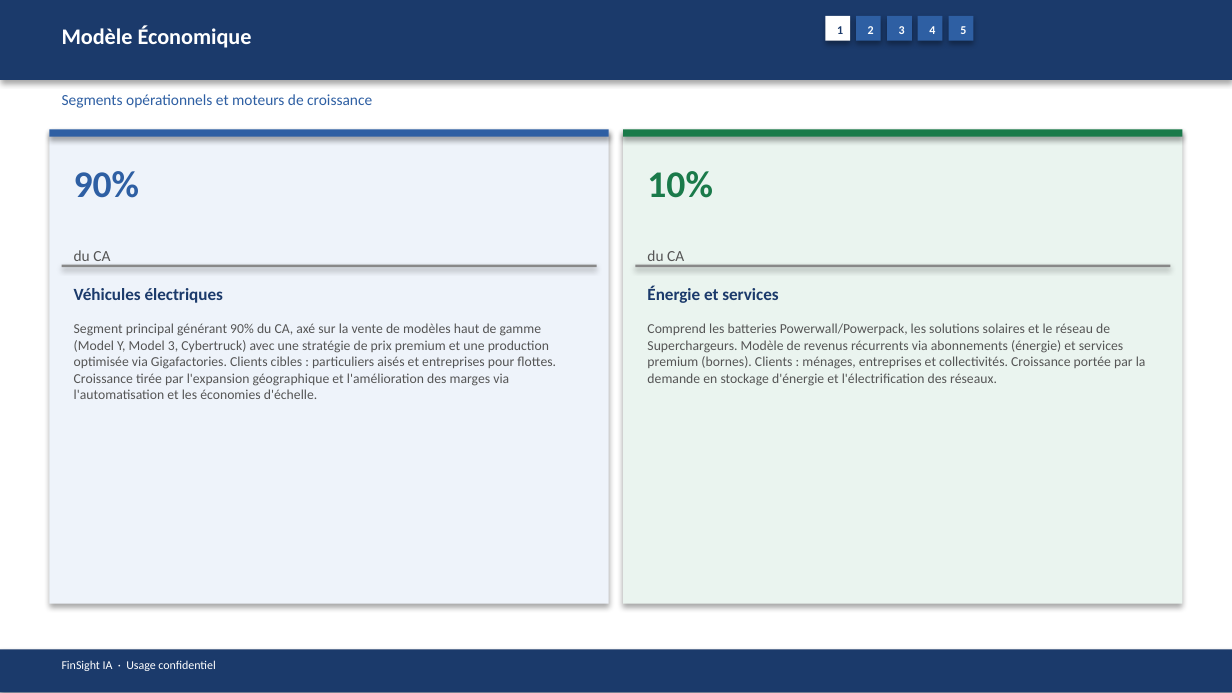
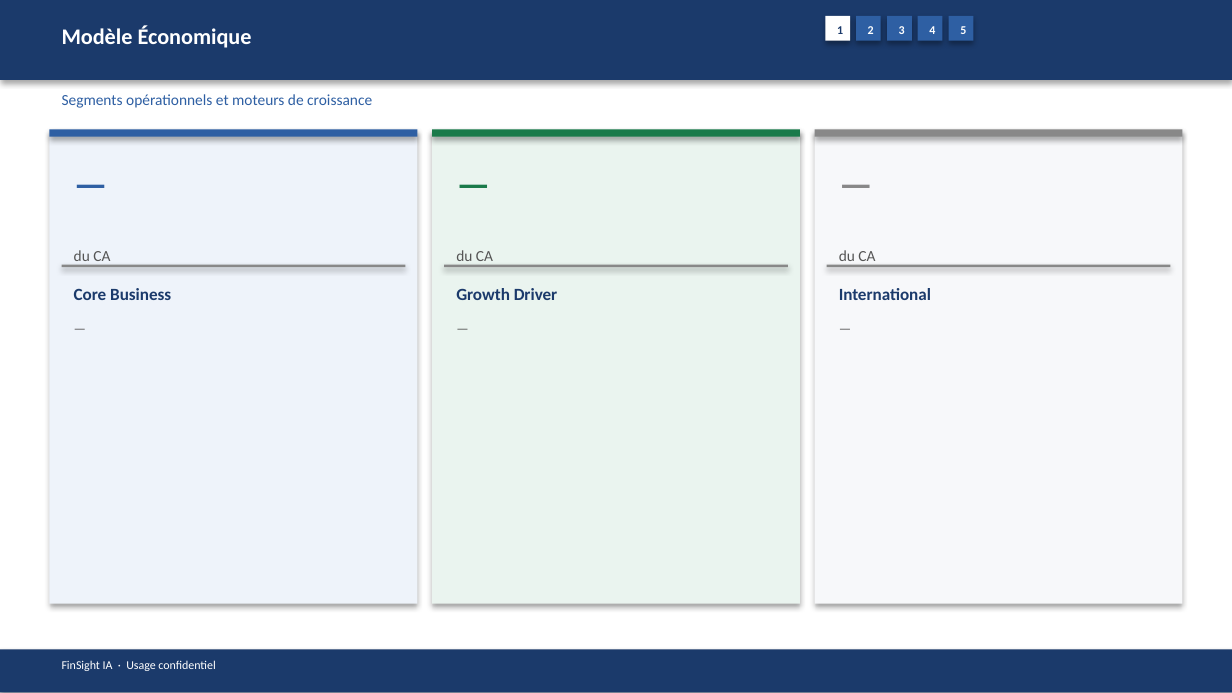
Before and after one commit to baptistejeh07-art/finsight-ia, a slide deck: slide 6 of preview/TSLA/TSLA_pitchbook.pptx. Drawn at 1232x693 pixels with LibreOffice and Linux fonts; fonts in the diff are those of the drawing. Boxes give left, top, right and bottom in pixels: in the first picture for what was removed or moved away, otherwise in the second. Text is boxed around its words. In the diff, an @@ line names an element or a change of style, - is before the commit and + after.

```diff
--- a/preview/TSLA/TSLA_pitchbook.pptx
+++ b/preview/TSLA/TSLA_pitchbook.pptx
@@ rectangle: place and size @@
-rectangle at [49, 129, 609, 604]
+rectangle at [49, 129, 418, 604]
@@ rectangle: place and size @@
-rectangle at [49, 129, 609, 137]
+rectangle at [49, 129, 418, 137]
@@ rectangle: place and size @@
-rectangle at [623, 129, 1183, 604]
+rectangle at [432, 129, 801, 604]
@@ rectangle: place and size @@
-rectangle at [623, 129, 1183, 137]
+rectangle at [432, 129, 801, 137]
@@ rectangle added at [814, 129, 1183, 604], fill #F7F8FA @@
@@ rectangle added at [814, 129, 1183, 137], fill #888888 @@
@@ text at [74, 171, 139, 198]: text changed @@
-90%
+—
@@ text at [647, 171, 712, 198]: text changed @@
-10%
+—
@@ text added at [827, 154, 1170, 240], 22 pt, text #888888, bold @@
+—
@@ rectangle: place and size @@
-rectangle at [62, 265, 596, 267]
+rectangle at [62, 265, 405, 267]
@@ text "du CA": place and size @@
-text "du CA" at [647, 250, 684, 266]
+text "du CA" at [456, 250, 493, 266]
@@ rectangle: place and size @@
-rectangle at [636, 265, 1170, 267]
+rectangle at [444, 265, 787, 267]
@@ rectangle added at [827, 265, 1170, 267], fill #888888 @@
@@ text added at [839, 250, 875, 266], 9 pt, text #555555 @@
+du CA
@@ text at [74, 288, 171, 300]: text changed @@
-Véhicules électriques
+Core Business
@@ text at [456, 288, 558, 300]: text changed @@
-Énergie et services
+Growth Driver
@@ text added at [839, 288, 931, 300], 10 pt, text #1B3A6B, bold @@
+International
@@ text at [74, 323, 556, 399]: text changed @@
-Segment principal générant 90% du CA, axé sur la vente de modèles haut de gamme (Model Y, Model 3, Cybertruck) avec une stratégie de prix premium et une production optimisée via Gigafactories. Clients cibles : particuliers aisés et entreprises pour flottes. Croissance tirée par l'expansion géographique et l'amélioration des marges via l'automatisation et les économies d'échelle.
+—
@@ text at [647, 323, 1146, 386]: text changed @@
-Comprend les batteries Powerwall/Powerpack, les solutions solaires et le réseau de Superchargeurs. Modèle de revenus récurrents via abonnements (énergie) et services premium (bornes). Clients : ménages, entreprises et collectivités. Croissance portée par la demande en stockage d'énergie et l'électrification des réseaux.
+—
@@ text added at [827, 314, 1170, 589], 8 pt, text #555555 @@
+—
```
Also in this commit, not shown: 17 other slides changed, 4 other files.
